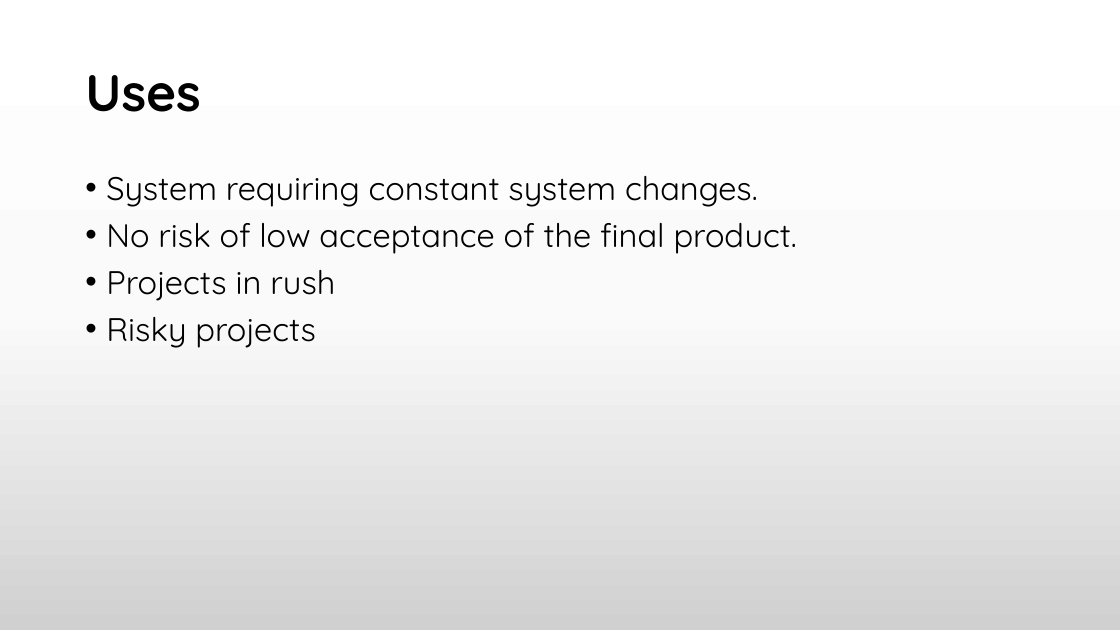
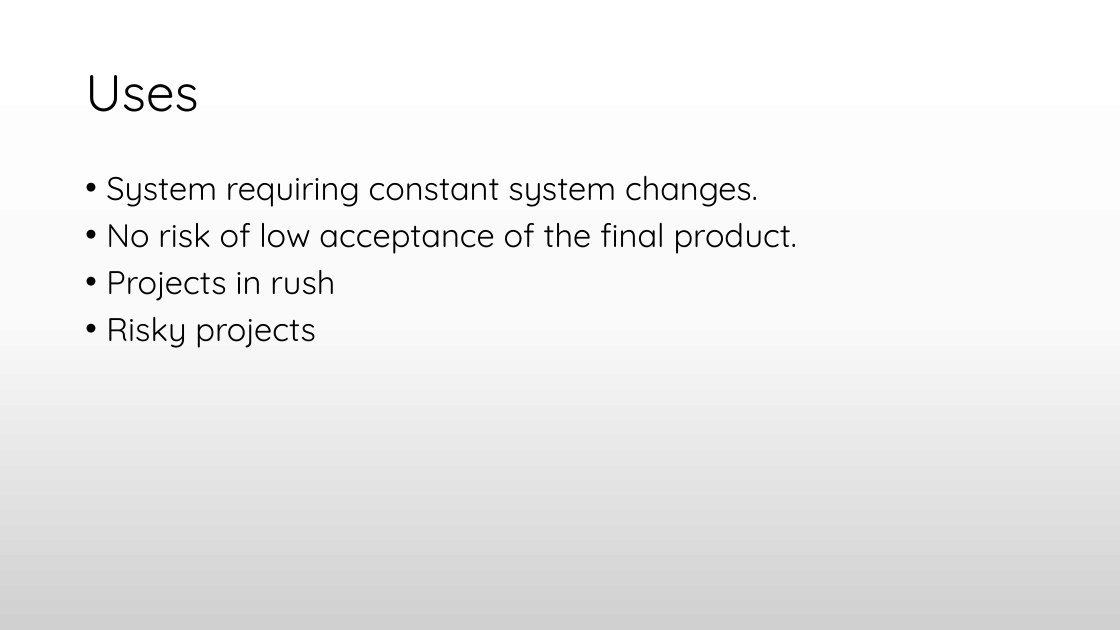
Before and after one commit to praash47/aasn-iii, a slide deck: slide 16 of extreme_programming.pptx (slide 14 before the commit). Drawn at 1120x630 pixels with LibreOffice and Linux fonts; fonts in the diff are those of the drawing. Boxes give left, top, right and bottom in pixels: in the first picture for what was removed or moved away, otherwise in the second. Text is boxed around its words. In the diff, an @@ line names an element or a change of style, - is before the commit and + after.

```diff
--- a/extreme_programming.pptx
+++ b/extreme_programming.pptx
@@ title "Uses" at <box>85,75,198,112</box>: bold off @@
```
Also in this commit, not shown: 4 other slides changed, 2 slides added.
